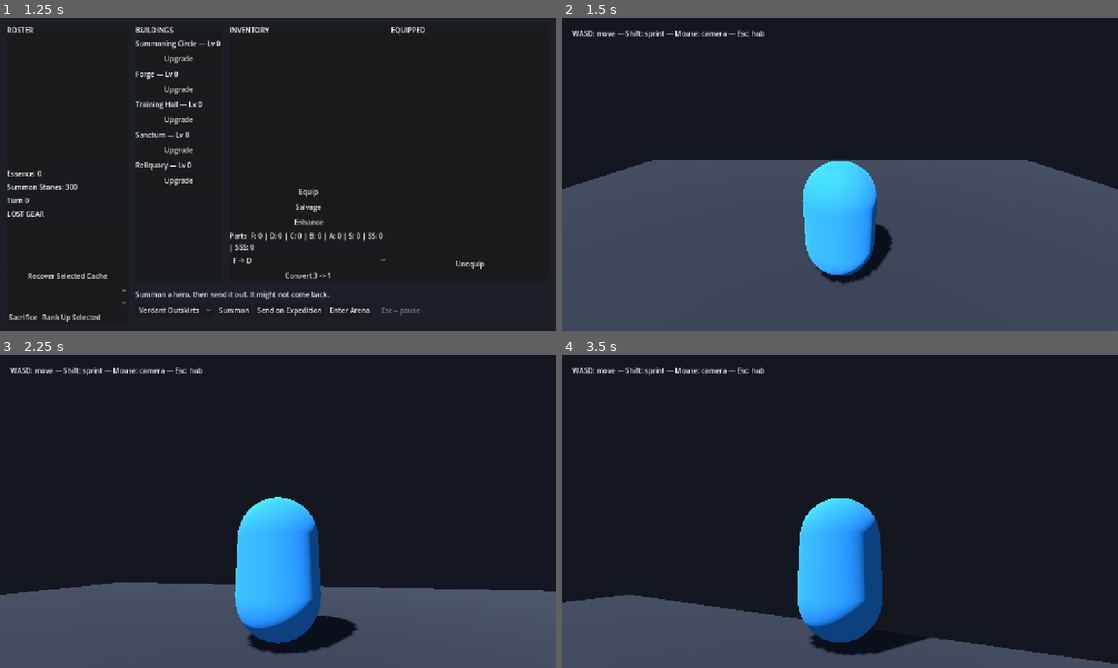
Above: before the commit, frames 1-4 (two rows, left to right).
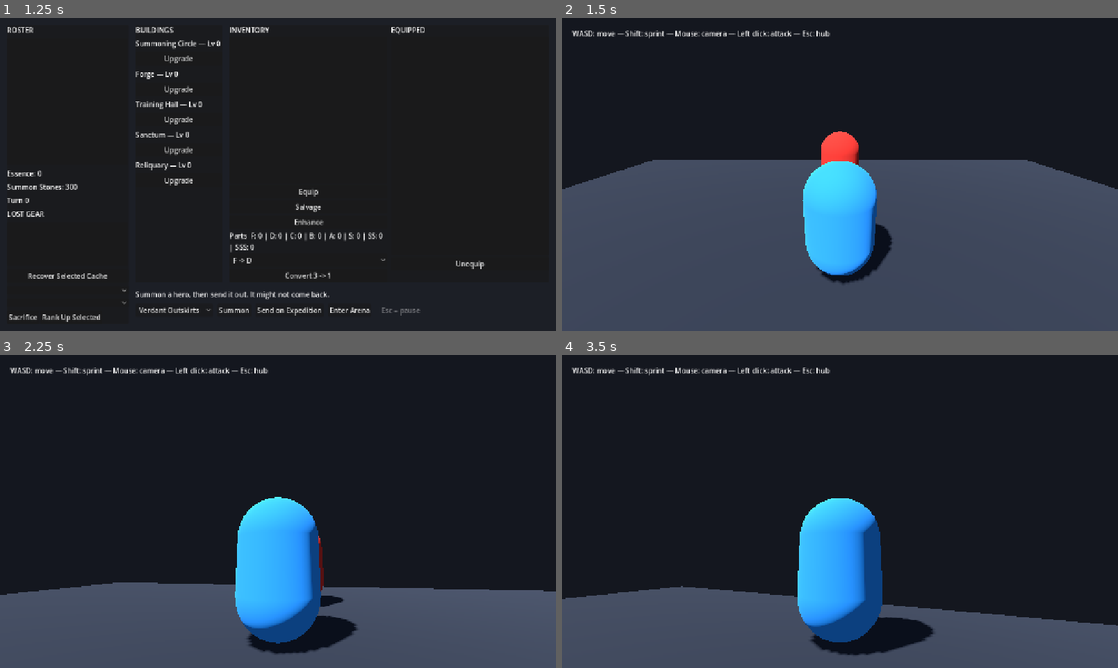
Above: after the commit, the same moments.

Repository: Joony117/Hearthbound
Game: Godot game, scene res://ui/main_menu.tscn
The game is run twice, just before and just after one commit, with the same random seed, the same clock (stepped at 60 frames per second) and the same inputs.
Inputs (mouse positions are in pixels of both pictures, inside the frame that each line leads up to):
- Up to frame 1 (1.25 s): click "Play" at 0.5 s
- Up to frame 2 (1.5 s): click "Enter Arena" at 1.25 s
- Up to frame 3 (2.25 s): tap Enter (ui_accept) at 2 s; move the mouse to (305, 511) at 2.02 s; hold W (move_forward) from 2.03 s (still down); hold Shift (sprint) from 2.03 s (still down)
- Up to frame 4 (3.5 s): keep holding W (move_forward); tap Enter (ui_accept) at 2.27, 3.02 s; click (867, 511) at 2.3 s; move the mouse to (812, 511) at 2.77 s; release Shift (sprint) at 2.78 s; click (812, 511) at 2.85 s; tap Shift (sprint) at 3.05 s

Frame 1 is identical in both runs. In frame 2, 0.8% of the frame differs, in the area x 31-54%, y 4-48%; in frame 3, 0.4%; in frame 4, 5.9%, in the area x 0-100%, y 4-99%.

Commit message:
feat: add first arena light attack

Diff:
--- a/balance.tres
+++ b/balance.tres
@@ -24,6 +24,12 @@
 arena_camera_spring_length = 4.0
 arena_camera_pitch_up_degrees = 35.0
 arena_camera_pitch_down_degrees = 65.0
+arena_light_attack_startup = 0.12
+arena_light_attack_active = 0.1
+arena_light_attack_recovery = 0.22
+arena_light_attack_displacement = 2.0
+arena_light_attack_reach = 1.5
+arena_light_attack_hit_stop = 0.04
 rank_names = PackedStringArray("F", "D", "C", "B", "A", "S", "SS", "SSS")
 equip_pct_per_rank = Array[float]([0.04, 0.054, 0.0728, 0.0984, 0.1328, 0.1792, 0.242, 0.3268])
 equip_crit_pct_per_rank = Array[float]([0.015, 0.02025, 0.0273, 0.0369, 0.0498, 0.0672, 0.09075, 0.12255])
--- a/balance_table.gd
+++ b/balance_table.gd
@@ -21,6 +21,12 @@
 @export var arena_camera_spring_length: float = 4.0
 @export var arena_camera_pitch_up_degrees: float = 35.0
 @export var arena_camera_pitch_down_degrees: float = 65.0
+@export var arena_light_attack_startup: float = 0.12
+@export var arena_light_attack_active: float = 0.10
+@export var arena_light_attack_recovery: float = 0.22
+@export var arena_light_attack_displacement: float = 2.0
+@export var arena_light_attack_reach: float = 1.5
+@export var arena_light_attack_hit_stop: float = 0.04
 @export var rank_names: PackedStringArray = ["F", "D", "C", "B", "A", "S", "SS", "SSS"]
 @export var equip_pct_per_rank: Array[float] = [0.04, 0.054, 0.0728, 0.0984, 0.1328, 0.1792, 0.242, 0.3268]
 @export var equip_crit_pct_per_rank: Array[float] = [0.015, 0.02025, 0.0273, 0.0369, 0.0498, 0.0672, 0.09075, 0.12255]
--- a/combat/arena/arena.gd
+++ b/combat/arena/arena.gd
@@ -2,18 +2,34 @@
 extends Node3D
 
 signal scene_change_requested(scene_path: String)
+signal enemy_defeated
 
 const BALANCE: BalanceTable = preload("res://balance.tres")
 
 @onready var _camera_pivot: Node3D = %CameraPivot
 @onready var _hero_capsule: CharacterBody3D = %HeroCapsule
 @onready var _spring_arm: SpringArm3D = %SpringArm3D
+@onready var _attack_hitbox: Area3D = %AttackHitbox
+@onready var _enemy_capsule: CharacterBody3D = %EnemyCapsule
+
+var _attack_elapsed: float = -1.0
+var _attack_active: bool = false
+var _attack_hit: bool = false
+var _attack_direction: Vector3 = Vector3.FORWARD
+var _hit_stop_remaining: float = 0.0
 
 
 func _ready() -> void:
 	scene_change_requested.connect(SceneRouter.go_to)
 	_spring_arm.spring_length = BALANCE.arena_camera_spring_length
 	_spring_arm.add_excluded_object(_hero_capsule.get_rid())
+	_attack_hitbox.body_entered.connect(_on_attack_hitbox_body_entered)
+	var shape_node: CollisionShape3D = _attack_hitbox.get_node("CollisionShape3D") as CollisionShape3D
+	var attack_shape: BoxShape3D = shape_node.shape.duplicate() as BoxShape3D
+	assert(attack_shape != null)
+	attack_shape.size.z = BALANCE.arena_light_attack_reach
+	shape_node.shape = attack_shape
+	shape_node.position.z = -BALANCE.arena_light_attack_reach * 0.5
 	Input.mouse_mode = Input.MOUSE_MODE_CAPTURED
 
 
@@ -22,6 +38,17 @@
 
 
 func _physics_process(delta: float) -> void:
+	if _hit_stop_remaining > 0.0:
+		_update_hit_stop(delta)
+	elif _attack_elapsed >= 0.0:
+		_update_attack(delta)
+	else:
+		_update_locomotion(delta)
+	_hero_capsule.move_and_slide()
+	_camera_pivot.global_position = _hero_capsule.global_position + Vector3.UP
+
+
+func _update_locomotion(delta: float) -> void:
 	var input_direction: Vector2 = Input.get_vector(&"move_left", &"move_right", &"move_forward", &"move_back")
 	var move_direction: Vector3 = _camera_relative_direction(input_direction)
 	var speed: float = BALANCE.arena_sprint_speed if Input.is_action_pressed(&"sprint") else BALANCE.arena_move_speed
@@ -33,14 +60,79 @@
 	_hero_capsule.velocity.z = horizontal_velocity.y
 
 	if move_direction != Vector3.ZERO:
-		var target_yaw := atan2(-move_direction.x, -move_direction.z)
-		_hero_capsule.rotation.y = rotate_toward(
-			_hero_capsule.rotation.y,
-			target_yaw,
-			deg_to_rad(BALANCE.arena_turn_speed_degrees) * delta,
-		)
-	_hero_capsule.move_and_slide()
-	_camera_pivot.global_position = _hero_capsule.global_position + Vector3.UP
+		_turn_hero(move_direction, delta)
+
+
+func _update_attack(delta: float) -> void:
+	_attack_elapsed += delta
+	var active_end: float = BALANCE.arena_light_attack_startup + BALANCE.arena_light_attack_active
+	var recovery_end: float = active_end + BALANCE.arena_light_attack_recovery
+
+	if _attack_elapsed < BALANCE.arena_light_attack_startup:
+		var input_direction: Vector2 = Input.get_vector(&"move_left", &"move_right", &"move_forward", &"move_back")
+		var move_direction: Vector3 = _camera_relative_direction(input_direction)
+		if move_direction != Vector3.ZERO:
+			_turn_hero(move_direction, delta)
+		_stop_horizontal()
+		return
+
+	if _attack_elapsed < active_end:
+		if not _attack_active:
+			_attack_active = true
+			_attack_direction = -_hero_capsule.global_basis.z.normalized()
+			_attack_hitbox.monitoring = true
+		var attack_speed: float = BALANCE.arena_light_attack_displacement / BALANCE.arena_light_attack_active
+		_hero_capsule.velocity.x = _attack_direction.x * attack_speed
+		_hero_capsule.velocity.z = _attack_direction.z * attack_speed
+		return
+
+	if _attack_active:
+		_attack_active = false
+		_attack_hitbox.monitoring = false
+	_stop_horizontal()
+	if _attack_elapsed >= recovery_end:
+		_attack_elapsed = -1.0
+
+
+func _update_hit_stop(delta: float) -> void:
+	_stop_horizontal()
+	_hit_stop_remaining = maxf(0.0, _hit_stop_remaining - delta)
+	if _hit_stop_remaining > 0.0:
+		return
+	if is_instance_valid(_enemy_capsule):
+		_enemy_capsule.queue_free()
+		enemy_defeated.emit()
+
+
+func _start_attack() -> void:
+	if _attack_elapsed >= 0.0:
+		return
+	_attack_elapsed = 0.0
+	_attack_active = false
+	_attack_hit = false
+	_stop_horizontal()
+
+
+func _turn_hero(move_direction: Vector3, delta: float) -> void:
+	var target_yaw := atan2(-move_direction.x, -move_direction.z)
+	_hero_capsule.rotation.y = rotate_toward(
+		_hero_capsule.rotation.y,
+		target_yaw,
+		deg_to_rad(BALANCE.arena_turn_speed_degrees) * delta,
+	)
+
+
+func _stop_horizontal() -> void:
+	_hero_capsule.velocity.x = 0.0
+	_hero_capsule.velocity.z = 0.0
+
+
+func _on_attack_hitbox_body_entered(body: Node3D) -> void:
+	if body != _enemy_capsule or not _attack_active or _attack_hit:
+		return
+	_attack_hit = true
+	_hit_stop_remaining = BALANCE.arena_light_attack_hit_stop
+	_attack_hitbox.set_deferred("monitoring", false)
 
 
 func _camera_relative_direction(input_direction: Vector2) -> Vector3:
@@ -69,7 +161,11 @@
 			deg_to_rad(BALANCE.arena_camera_pitch_up_degrees),
 		)
 		return
-	if not event.is_action_pressed("ui_cancel"):
+	if event.is_action_pressed(&"attack"):
+		get_viewport().set_input_as_handled()
+		_start_attack()
+		return
+	if not event.is_action_pressed(&"ui_cancel"):
 		return
 	get_viewport().set_input_as_handled()
 	Input.mouse_mode = Input.MOUSE_MODE_VISIBLE
--- a/combat/arena/arena.tscn
+++ b/combat/arena/arena.tscn
@@ -27,6 +27,17 @@
 [sub_resource type="CapsuleShape3D" id="Shape_hero"]
 radius = 0.75
 height = 2.5
+
+[sub_resource type="StandardMaterial3D" id="Material_enemy"]
+albedo_color = Color(0.9, 0.22, 0.18, 1)
+
+[sub_resource type="CapsuleMesh" id="Mesh_enemy"]
+material = SubResource("Material_enemy")
+radius = 0.75
+height = 2.5
+
+[sub_resource type="BoxShape3D" id="Shape_attack"]
+size = Vector3(1.5, 2, 1.5)
 
 [sub_resource type="SphereShape3D" id="Shape_camera"]
 radius = 0.25
@@ -78,6 +89,7 @@
 [node name="HeroCapsule" type="CharacterBody3D" parent="."]
 unique_name_in_owner = true
 position = Vector3(0, 1.25, 0)
+collision_mask = 3
 
 [node name="CollisionShape3D" type="CollisionShape3D" parent="HeroCapsule"]
 shape = SubResource("Shape_hero")
@@ -88,6 +100,30 @@
 [node name="FacingMarker" type="MeshInstance3D" parent="HeroCapsule"]
 position = Vector3(0, 0, -1)
 mesh = SubResource("Mesh_facing")
+
+[node name="AttackHitbox" type="Area3D" parent="HeroCapsule"]
+unique_name_in_owner = true
+position = Vector3(0, 0, -0.75)
+collision_layer = 0
+collision_mask = 2
+monitoring = false
+monitorable = false
+
+[node name="CollisionShape3D" type="CollisionShape3D" parent="HeroCapsule/AttackHitbox"]
+position = Vector3(0, 0, -0.75)
+shape = SubResource("Shape_attack")
+
+[node name="EnemyCapsule" type="CharacterBody3D" parent="."]
+unique_name_in_owner = true
+position = Vector3(0, 1.25, -4)
+collision_layer = 2
+collision_mask = 1
+
+[node name="CollisionShape3D" type="CollisionShape3D" parent="EnemyCapsule"]
+shape = SubResource("Shape_hero")
+
+[node name="Mesh" type="MeshInstance3D" parent="EnemyCapsule"]
+mesh = SubResource("Mesh_enemy")
 
 [node name="CameraPivot" type="Node3D" parent="."]
 unique_name_in_owner = true
@@ -111,4 +147,4 @@
 offset_top = 24.0
 offset_right = 360.0
 offset_bottom = 55.0
-text = "WASD: move — Shift: sprint — Mouse: camera — Esc: hub"
+text = "WASD: move — Shift: sprint — Mouse: camera — Left click: attack — Esc: hub"
--- a/project.godot
+++ b/project.godot
@@ -49,3 +49,8 @@
 "events": [Object(InputEventKey,"resource_local_to_scene":false,"resource_name":"","device":-1,"window_id":0,"alt_press …(195 unchanged characters)…
 ]
 }
+attack={
+"deadzone": 0.5,
+"events": [Object(InputEventMouseButton,"resource_local_to_scene":false,"resource_name":"","device":-1,"window_id":0,"alt_pressed":false,"shift_pressed":false,"ctrl_pressed":false,"meta_pressed":false,"button_mask":1,"position":Vector2(0, 0),"global_position":Vector2(0, 0),"factor":1.0,"button_index":1,"canceled":false,"pressed":false,"double_click":false,"script":null)
+]
+}
--- a/tests/unit/test_arena.gd
+++ b/tests/unit/test_arena.gd
@@ -11,7 +11,7 @@
 
 
 func after_each() -> void:
-	for action: StringName in [&"move_left", &"move_right", &"move_forward", &"move_back", &"sprint"]:
+	for action: StringName in [&"move_left", &"move_right", &"move_forward", &"move_back", &"sprint", &"attack"]:
 		Input.action_release(action)
 	Input.mouse_mode = Input.MOUSE_MODE_VISIBLE
 
@@ -31,6 +31,8 @@
 	assert_not_null(hero_capsule)
 	assert_not_null(arena.get_node_or_null("HeroCapsule/CollisionShape3D"))
 	assert_not_null(arena.get_node_or_null("HeroCapsule/FacingMarker"))
+	assert_not_null(arena.get_node_or_null("HeroCapsule/AttackHitbox"))
+	assert_not_null(arena.get_node_or_null("EnemyCapsule"))
 	assert_not_null(arena.get_node_or_null("ArenaBounds/LeftWall"))
 	var spring_arm := arena.get_node_or_null("CameraPivot/SpringArm3D") as SpringArm3D
 	assert_not_null(spring_arm)
@@ -58,6 +60,78 @@
 		var key_event := events[0] as InputEventKey
 		assert_not_null(key_event)
 		assert_eq(key_event.physical_keycode, expected_keys[action])
+
+
+func test_arena_attack_uses_left_mouse_and_authored_timeline() -> void:
+	assert_true(InputMap.has_action(&"attack"))
+	var events: Array[InputEvent] = InputMap.action_get_events(&"attack")
+	assert_eq(events.size(), 1)
+	var mouse_event := events[0] as InputEventMouseButton
+	assert_not_null(mouse_event)
+	assert_eq(mouse_event.button_index, MOUSE_BUTTON_LEFT)
+	assert_eq(BALANCE.arena_light_attack_startup, 0.12)
+	assert_eq(BALANCE.arena_light_attack_active, 0.10)
+	assert_eq(BALANCE.arena_light_attack_recovery, 0.22)
+	assert_eq(BALANCE.arena_light_attack_displacement, 2.0)
+	assert_eq(BALANCE.arena_light_attack_reach, 1.5)
+	assert_eq(BALANCE.arena_light_attack_hit_stop, 0.04)
+
+
+func test_arena_attack_uses_character_facing_and_ignores_reentry_during_recovery() -> void:
+	var arena_scene: PackedScene = load(SceneRouter.ARENA) as PackedScene
+	var arena: Arena = arena_scene.instantiate() as Arena
+	add_child_autofree(arena)
+	var hero_capsule := arena.get_node("HeroCapsule") as CharacterBody3D
+	var enemy_capsule := arena.get_node("EnemyCapsule") as CharacterBody3D
+	var camera_pivot := arena.get_node("CameraPivot") as Node3D
+	hero_capsule.rotation.y = PI * 0.5
+	enemy_capsule.position = Vector3(8.0, 1.25, 0.0)
+	var attack_direction: Vector3 = -hero_capsule.global_basis.z.normalized()
+	var camera_forward: Vector3 = -camera_pivot.global_basis.z.normalized()
+	var start_position: Vector3 = hero_capsule.global_position
+	assert_lt(absf(attack_direction.dot(camera_forward)), 0.01)
+
+	var attack_event := InputEventAction.new()
+	attack_event.action = &"attack"
+	attack_event.pressed = true
+	arena._unhandled_input(attack_event)
+	await wait_physics_frames(15)
+	arena._unhandled_input(attack_event)
+	await wait_physics_frames(20)
+
+	var displacement: Vector3 = hero_capsule.global_position - start_position
+	assert_almost_eq(displacement.dot(attack_direction), BALANCE.arena_light_attack_displacement, 0.05)
+	assert_almost_eq(displacement.dot(camera_forward), 0.0, 0.05)
+
+
+func test_arena_attack_hitbox_defeats_target_once_after_hit_stop() -> void:
+	var arena_scene: PackedScene = load(SceneRouter.ARENA) as PackedScene
+	var arena: Arena = arena_scene.instantiate() as Arena
+	add_child_autofree(arena)
+	var enemy_capsule := arena.get_node("EnemyCapsule") as CharacterBody3D
+	var attack_hitbox := arena.get_node("HeroCapsule/AttackHitbox") as Area3D
+	assert_true(attack_hitbox.body_entered.is_connected(Callable(arena, "_on_attack_hitbox_body_entered")))
+	watch_signals(arena)
+
+	var attack_event := InputEventAction.new()
+	attack_event.action = &"attack"
+	attack_event.pressed = true
+	arena._unhandled_input(attack_event)
+	var saw_active: bool = false
+	var saw_contact: bool = false
+	for _frame: int in range(20):
+		await wait_physics_frames(1)
+		if attack_hitbox.monitoring:
+			saw_active = true
+		elif saw_active:
+			saw_contact = true
+			assert_true(is_instance_valid(enemy_capsule))
+			break
+	assert_true(saw_contact)
+	await wait_physics_frames(35)
+
+	assert_signal_emit_count(arena, "enemy_defeated", 1)
+	assert_false(is_instance_valid(enemy_capsule))
 
 
 func test_arena_movement_uses_authored_kinematics_and_normalizes_diagonal() -> void:
Not shown: 1 places in combat/arena/arena.tscn that only renumber resources
Not shown, changed: docs/SYSTEMS.md
Not shown, changed: docs/TASKS.md
